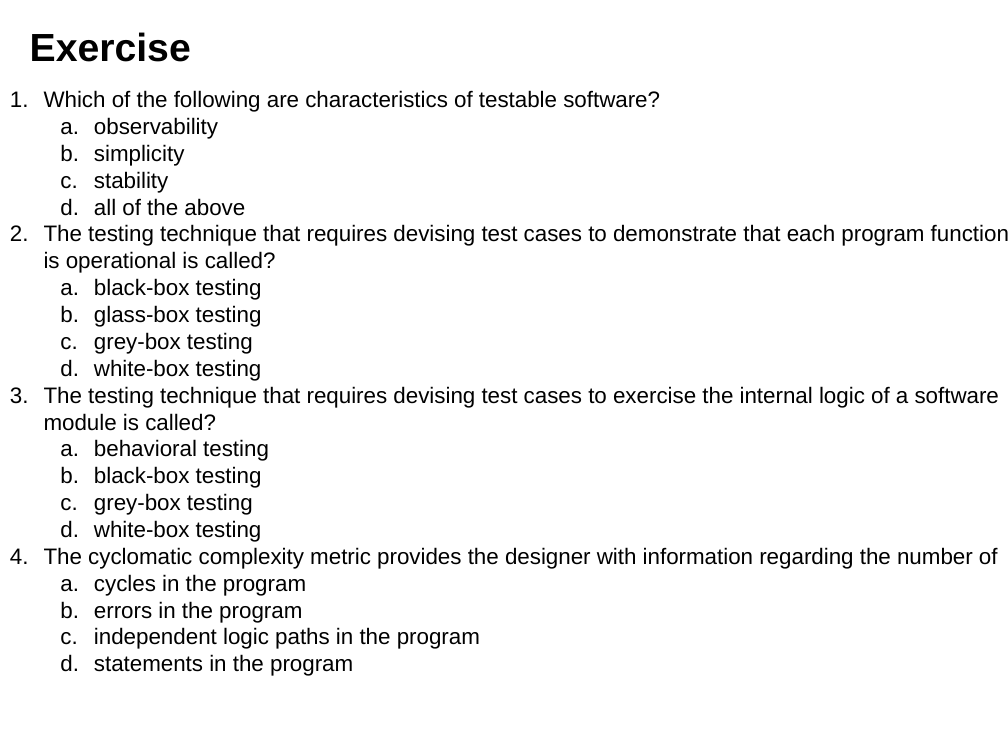
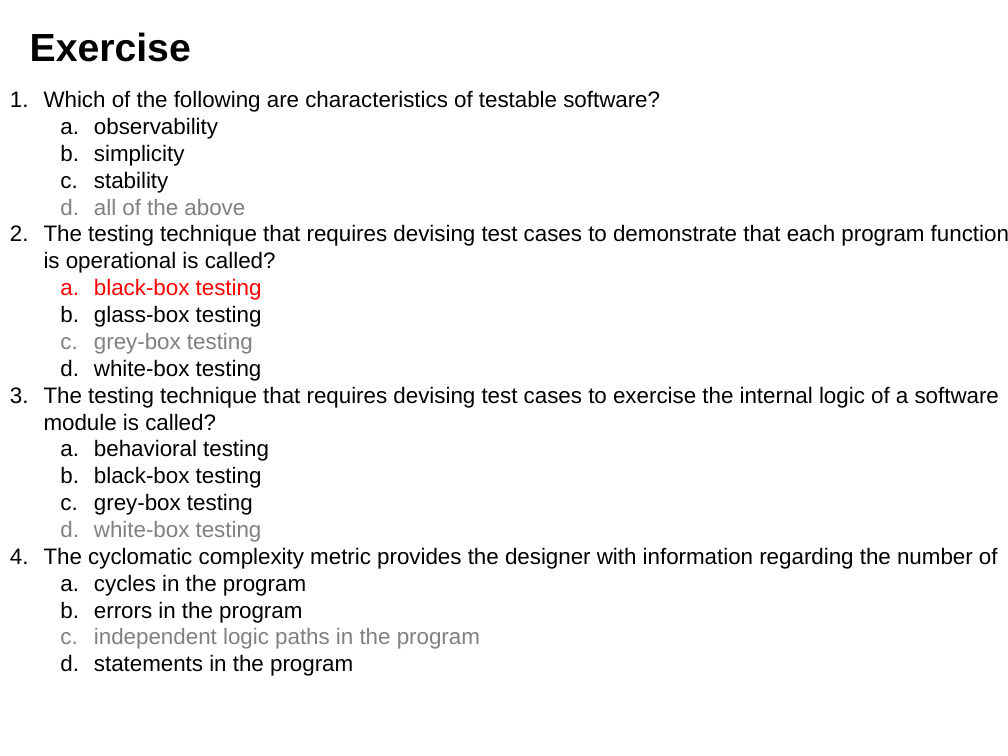
Before and after one commit to geekhch/homework, a slide deck: slide 116 of 软件工程/ppt/10.pptx. Drawn at 1008x756 pixels with LibreOffice and Linux fonts; fonts in the diff are those of the drawing; background and template pictures are left out. Boxes give left, top, right and bottom in pixels: in the first picture for what was removed or moved away, otherwise in the second. Text is boxed around its words. In the diff, an @@ line names an element or a change of style, - is before the commit and + after.

```diff
--- a/软件工程/ppt/10.pptx
+++ b/软件工程/ppt/10.pptx
@@ text at box(94, 199, 480, 649): text colour #000000 to #808080 in "all of the above", "grey-box testing", "white-box testing", "independent logic paths in the program"; text colour #000000 to #FF0000 in "black-box testing" @@
```
Also in this commit, not shown: 1 other slide changed, 30 other files.
